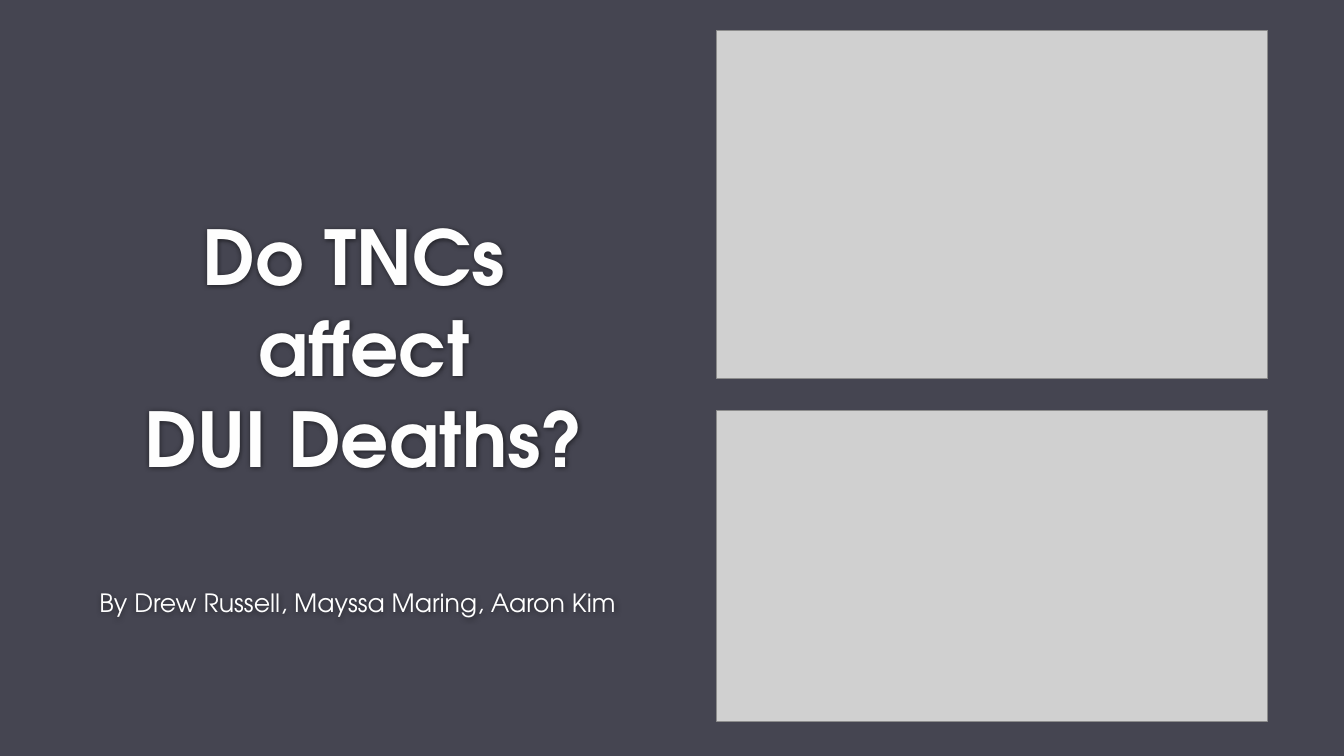
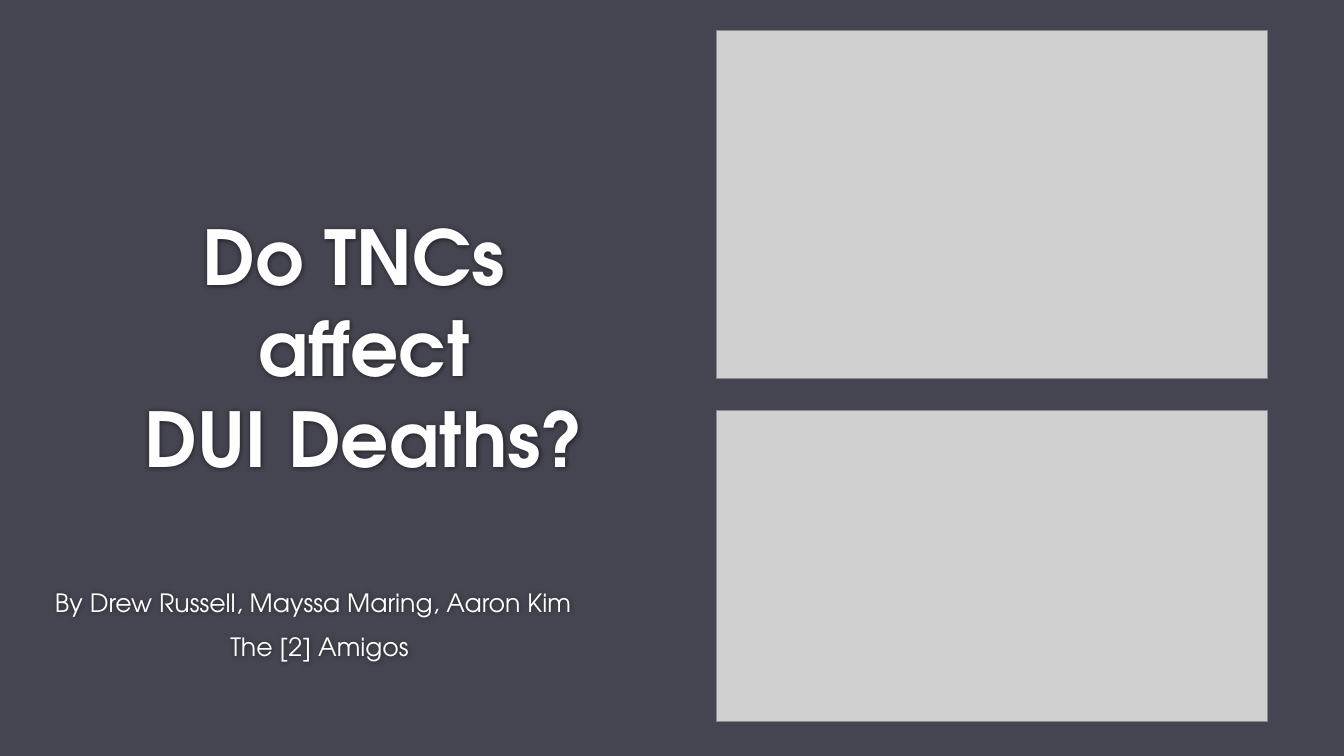
Before and after one commit to ajkim19/TNCs_and_DUI_Deaths, a slide deck: slide 1 of Project 1/Project-1.pptx. Drawn at 1344x756 pixels with LibreOffice and Linux fonts; fonts in the diff are those of the drawing; grey boxes stand for pictures; background and template pictures are left out. Boxes give left, top, right and bottom in pixels: in the first picture for what was removed or moved away, otherwise in the second. Text is boxed around its words. In the diff, an @@ line names an element or a change of style, - is before the commit and + after.

```diff
--- a/Project 1/Project-1.pptx
+++ b/Project 1/Project-1.pptx
@@ subtitle "By Drew Russell, Mayssa Maring, ...": place and size @@
-subtitle "By Drew Russell, Mayssa Maring, ..." at [99, 593, 616, 618]
+subtitle "By Drew Russell, Mayssa Maring, ..." at [55, 593, 571, 662]
@@ subtitle at [230, 637, 409, 662]: paragraph added @@
+The [2] Amigos
```
Also in this commit, not shown: 1 other slide changed, 11 slides added, 10 slides removed.
